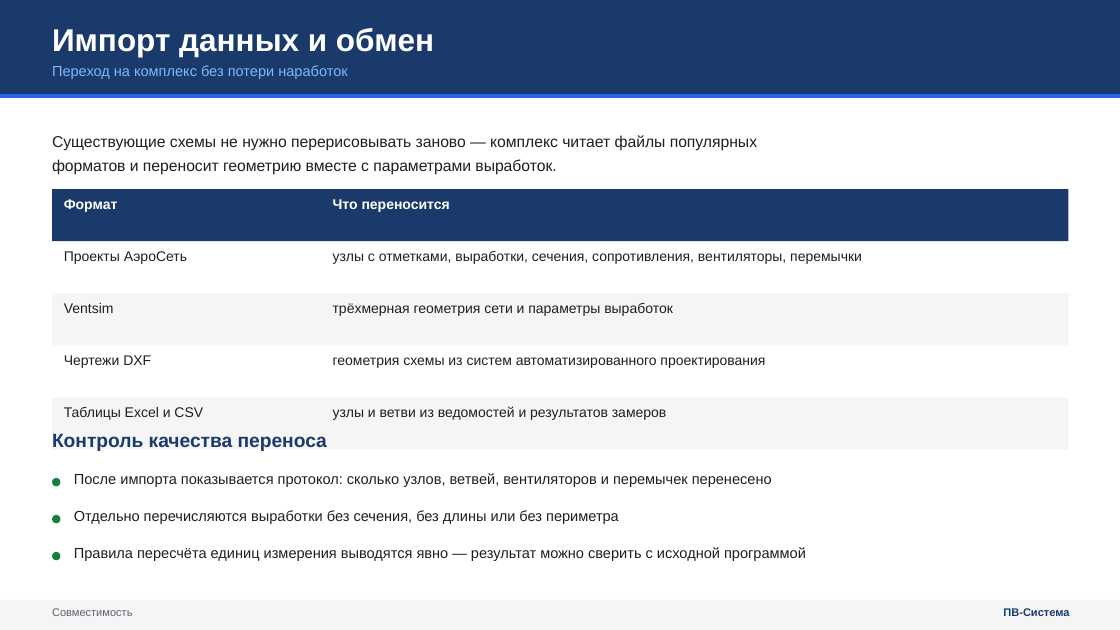
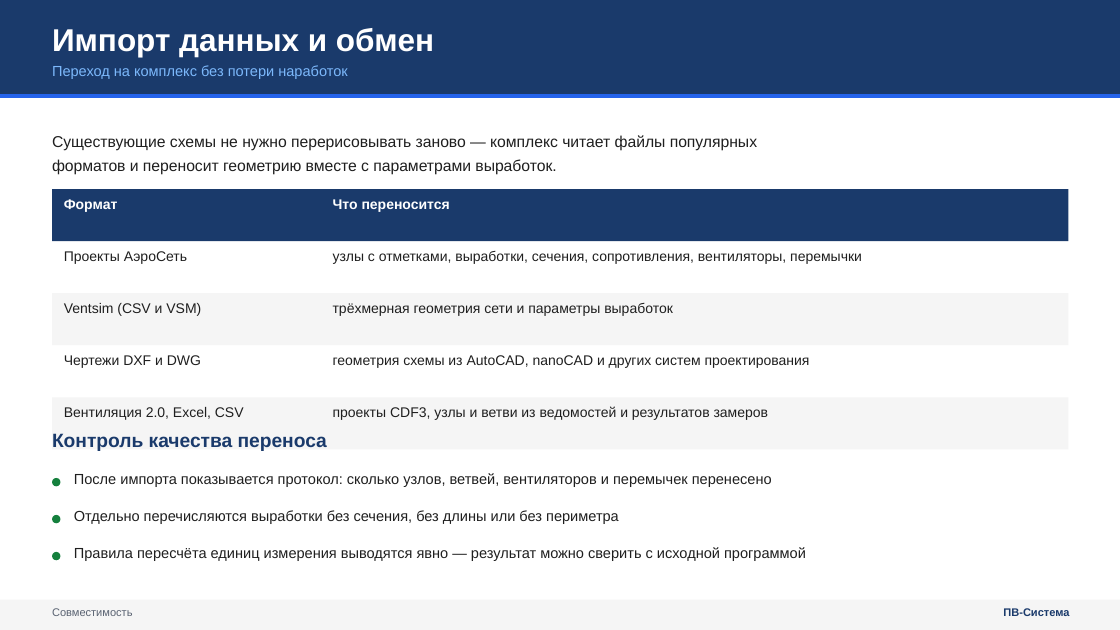
Before and after one commit to pvsistema/ventilation-system-design, a slide deck: slide 20 of public/PV-Sistema-prezentaciya.pptx. Drawn at 1120x630 pixels with LibreOffice and Linux fonts; fonts in the diff are those of the drawing. Boxes give left, top, right and bottom in pixels: in the first picture for what was removed or moved away, otherwise in the second. Text is boxed around its words. In the diff, an @@ line names an element or a change of style, - is before the commit and + after.

```diff
--- a/public/PV-Sistema-prezentaciya.pptx
+++ b/public/PV-Sistema-prezentaciya.pptx
@@ text at (64,303,201,316): text changed @@
-Ventsim
+Ventsim (CSV и VSM)
@@ text at (64,355,201,368): text changed @@
-Чертежи DXF
+Чертежи DXF и DWG
@@ text at (333,355,810,368): text changed @@
-геометрия схемы из систем автоматизированного проектирования
+геометрия схемы из AutoCAD, nanoCAD и других систем проектирования
@@ text at (64,407,244,420): text changed @@
-Таблицы Excel и CSV
+Вентиляция 2.0, Excel, CSV
@@ text at (333,406,769,420): text changed @@
-узлы и ветви из ведомостей и результатов замеров
+проекты CDF3, узлы и ветви из ведомостей и результатов замеров
```
Also in this commit, not shown: 7 other slides changed.
